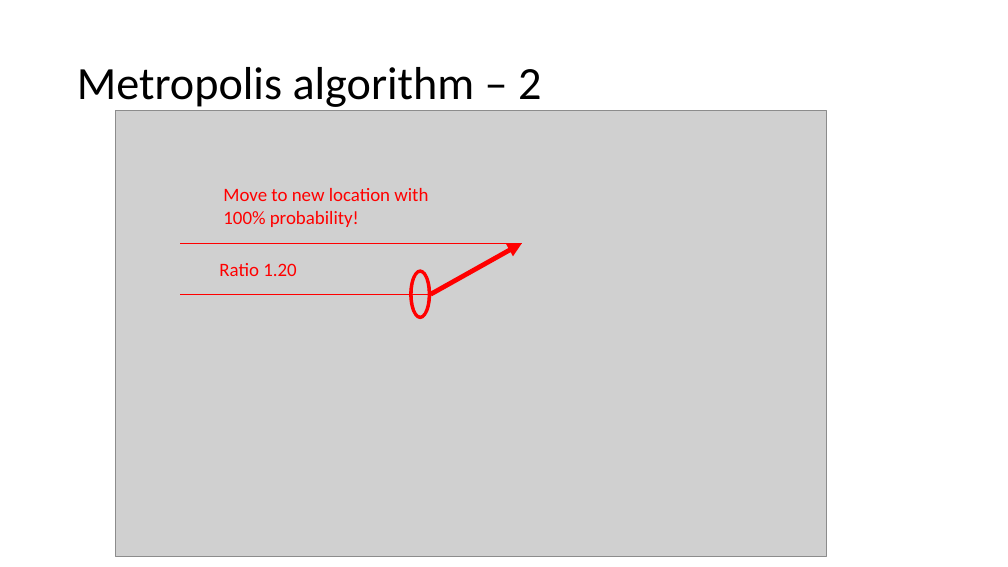
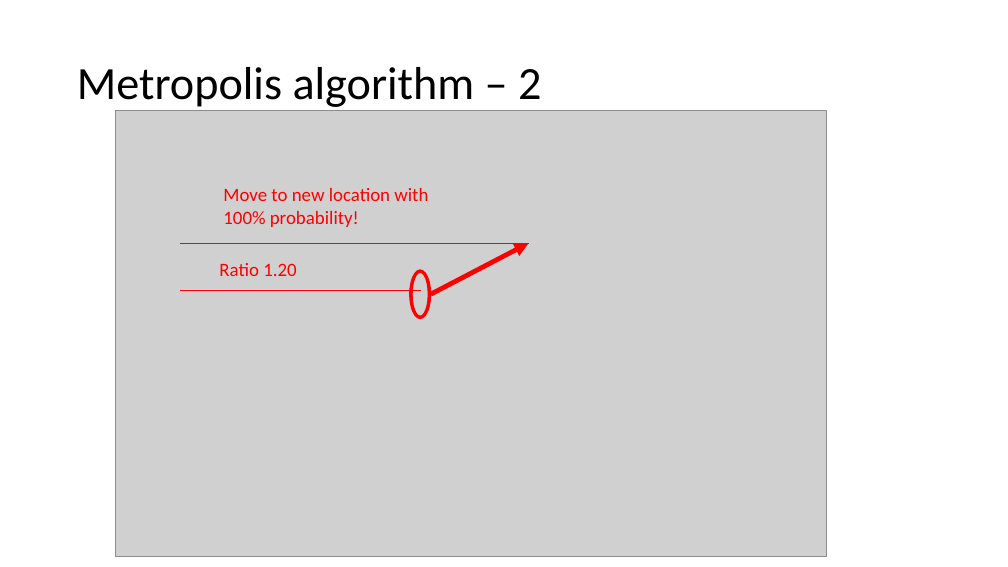
Before and after one commit to julianquandt/M3-brms-intro, a slide deck: slide 16 of intro_to_brms.pptx. Drawn at 1008x567 pixels with LibreOffice and Linux fonts; fonts in the diff are those of the drawing; grey boxes stand for pictures. Boxes give left, top, right and bottom in pixels: in the first picture for what was removed or moved away, otherwise in the second. Text is boxed around its words. In the diff, an @@ line names an element or a change of style, - is before the commit and + after.

```diff
--- a/intro_to_brms.pptx
+++ b/intro_to_brms.pptx
@@ line moved from (522, 243) - (181, 243) to (529, 243) - (181, 243) @@
@@ arrow moved from (431, 294) - (522, 243) to (431, 294) - (529, 243) @@
@@ line moved from (431, 294) - (181, 294) to (421, 290) - (181, 290) @@
```
Also in this commit, not shown: 6 other slides changed, 4 slides added, 3 slides removed, 16 other files.
